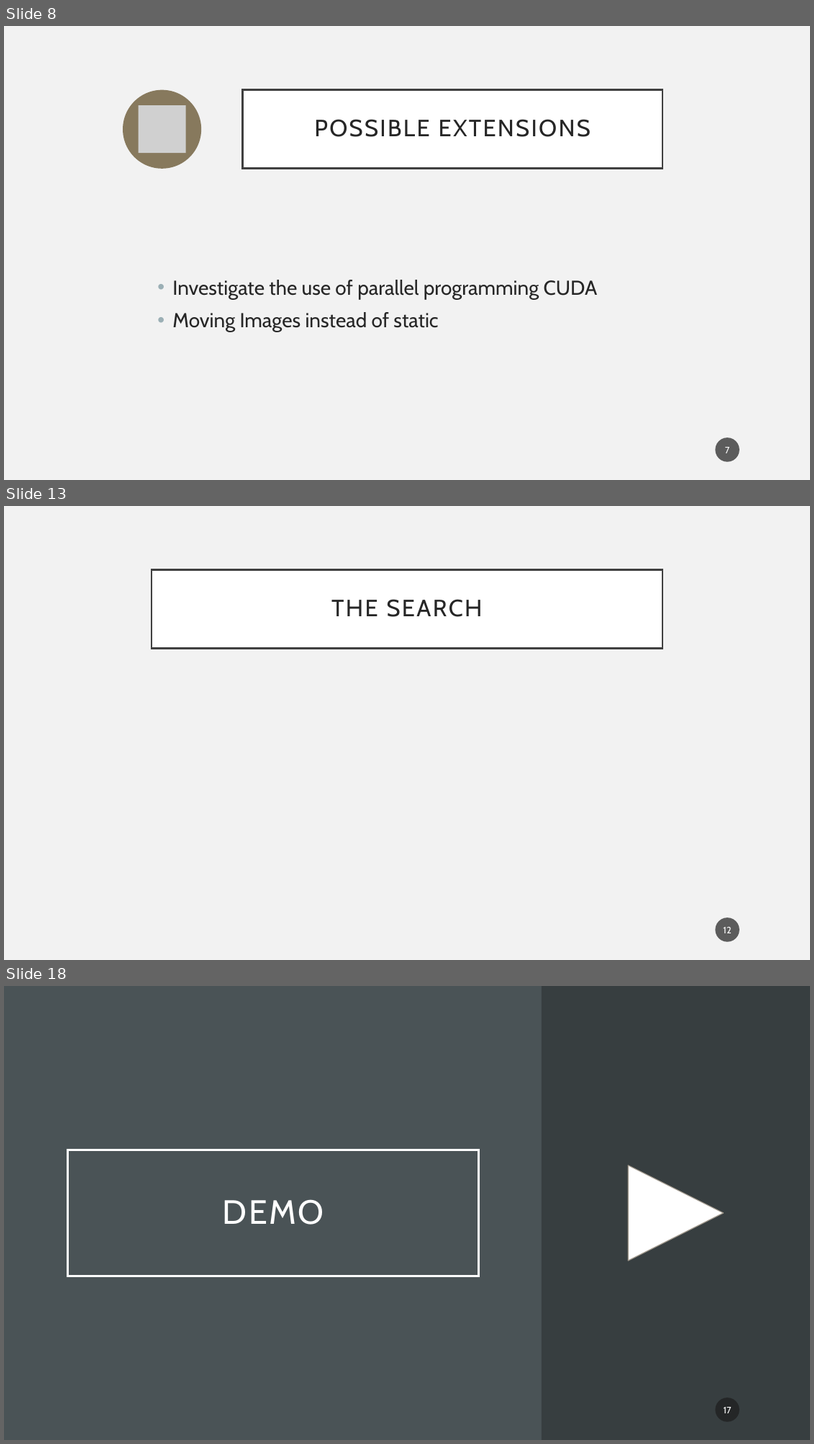
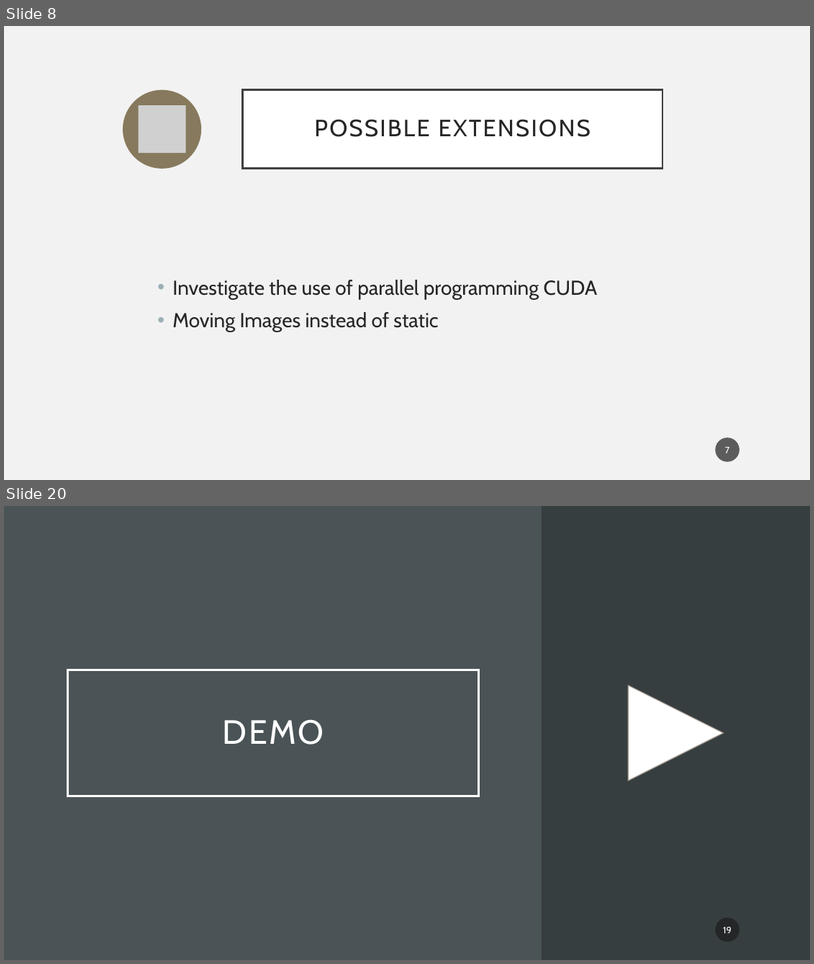
Before and after one commit to PelleDeOntwikkelaar/NumCalLicensePlate, a slide deck: presentation.pptx. Shown one above the other, each under a label of ours: slides 8, 13 and 18 before the commit, slides 8 and 20 after it; the slides between them are not shown. The pictures are 814x1444 and 814x964 pixels, drawn with LibreOffice and Linux fonts; fonts in the diff are those of the drawing; grey boxes stand for pictures. Boxes give left, top, right and bottom in pixels: in the first picture for what was removed or moved away, otherwise in the second. Text is boxed around its words. In the diff, an @@ line names an element or a change of style, - is before the commit and + after.

```diff
--- a/presentation.pptx
+++ b/presentation.pptx
@@ slide 13 removed at [4,506,810,960], background #F2F2F2 @@
@@ title removed at [152,569,663,648] @@
-THE SEARCH
@@ page number removed at [716,917,741,942] @@
-12
@@ what was slide 18 is now slide 20 @@
@@ page number at [723,926,732,933]: text changed @@
-17
+19
```
Also in this commit, not shown: 1 slide changed, 5 slides added, 2 other slides removed, 9 other files.
